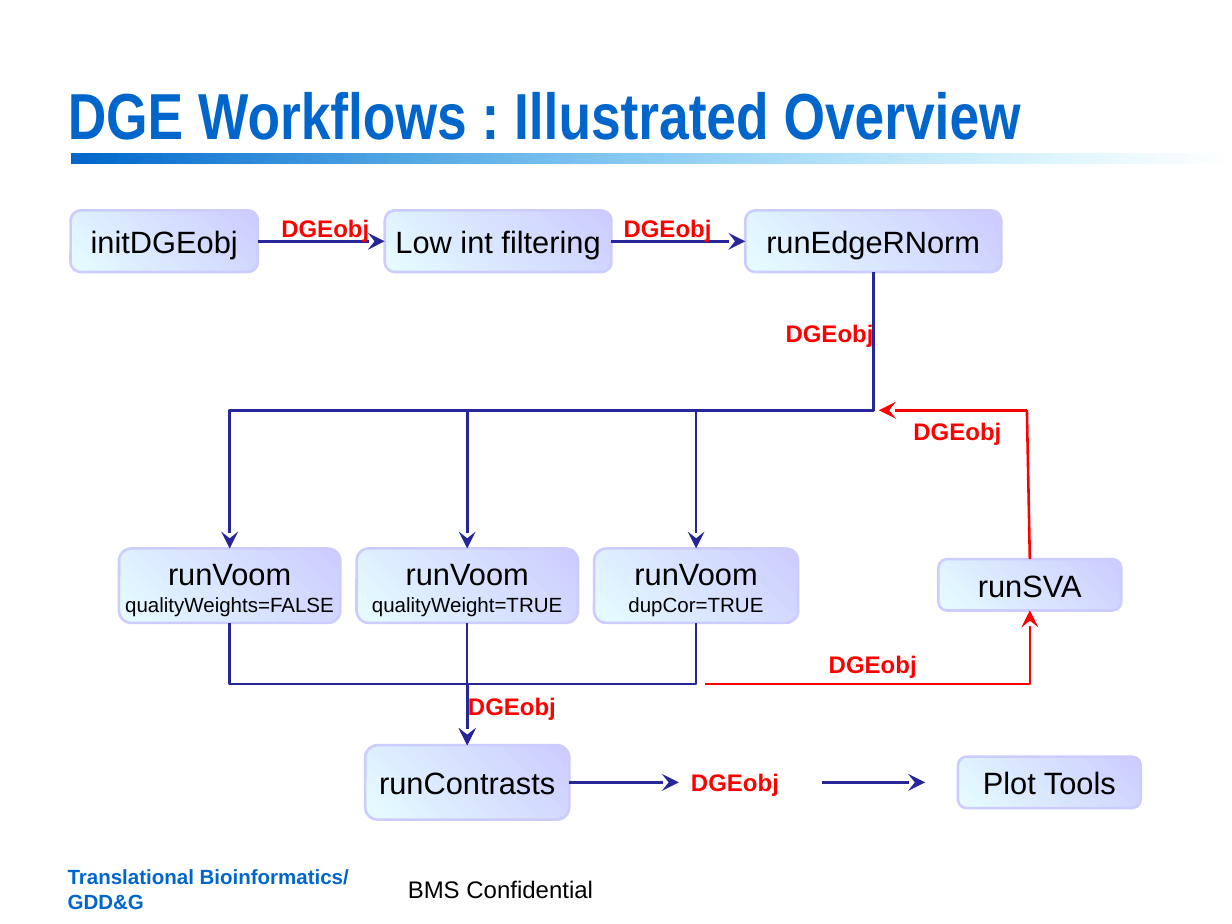
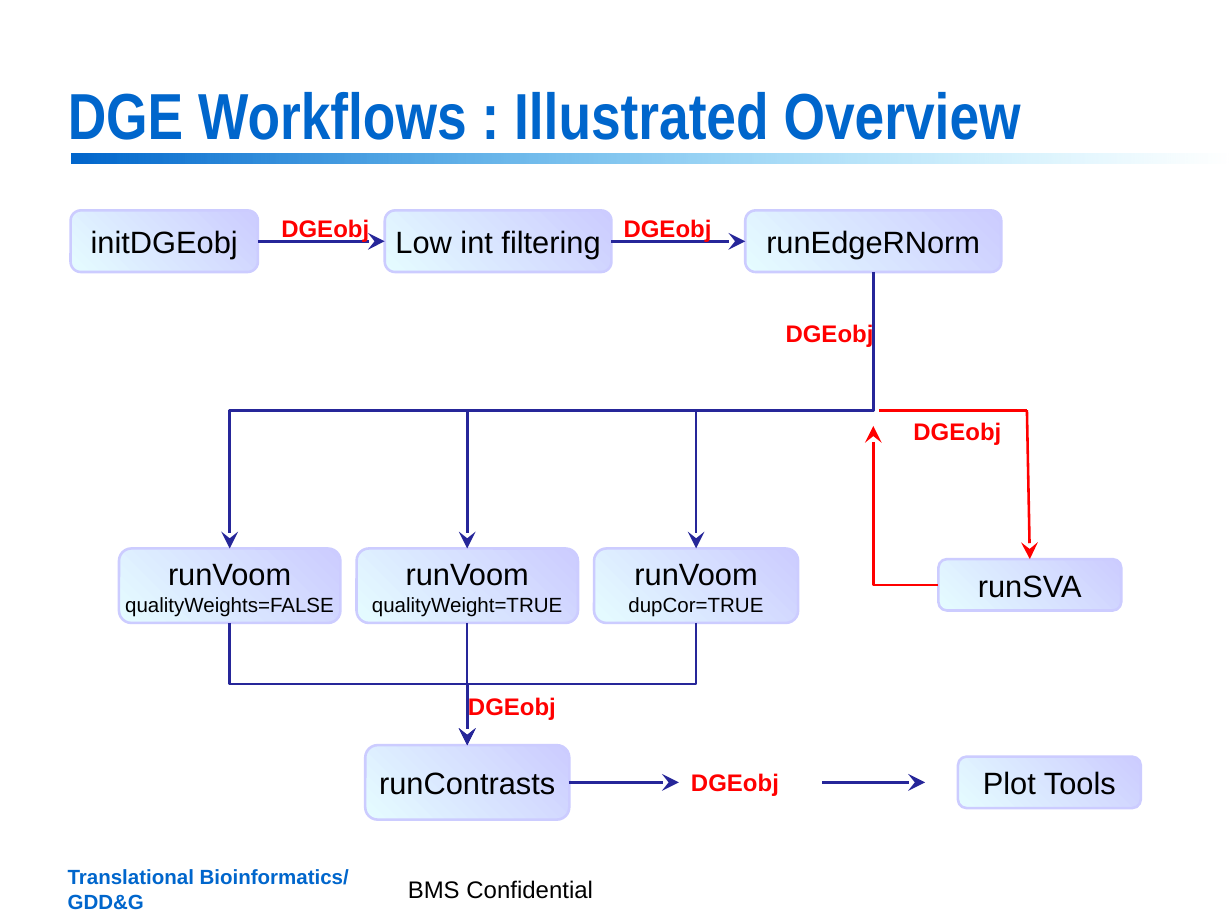
Before and after one commit to jrthompson54/DGE.Tools2, a slide deck: slide 15 of DGE_Tools_Intro_Feb2018.pptx. Drawn at 1232x924 pixels with LibreOffice and Linux fonts; fonts in the diff are those of the drawing; background and template pictures are left out. Boxes give left, top, right and bottom in pixels: in the first picture for what was removed or moved away, otherwise in the second. Text is boxed around its words. In the diff, an @@ line names an element or a change of style, - is before the commit and + after.

```diff
--- a/DGE_Tools_Intro_Feb2018.pptx
+++ b/DGE_Tools_Intro_Feb2018.pptx
@@ arrow (1027, 410) - (878, 410): arrow to line @@
@@ line (1030, 559) - (1027, 410): line to arrow @@
@@ elbow arrow added from (939, 585) to (873, 426), #FF0000 1.5 pt @@
@@ elbow arrow removed from (705, 684) to (1030, 611) @@
@@ text removed at (829,655,917,678) @@
-DGEobj
```
Also in this commit, not shown: 7 other files.
